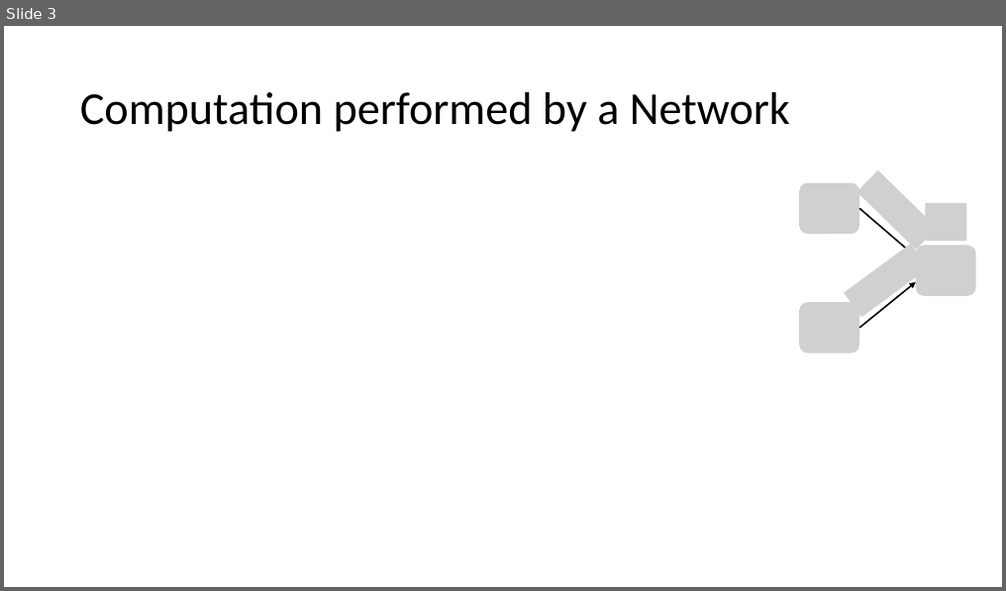
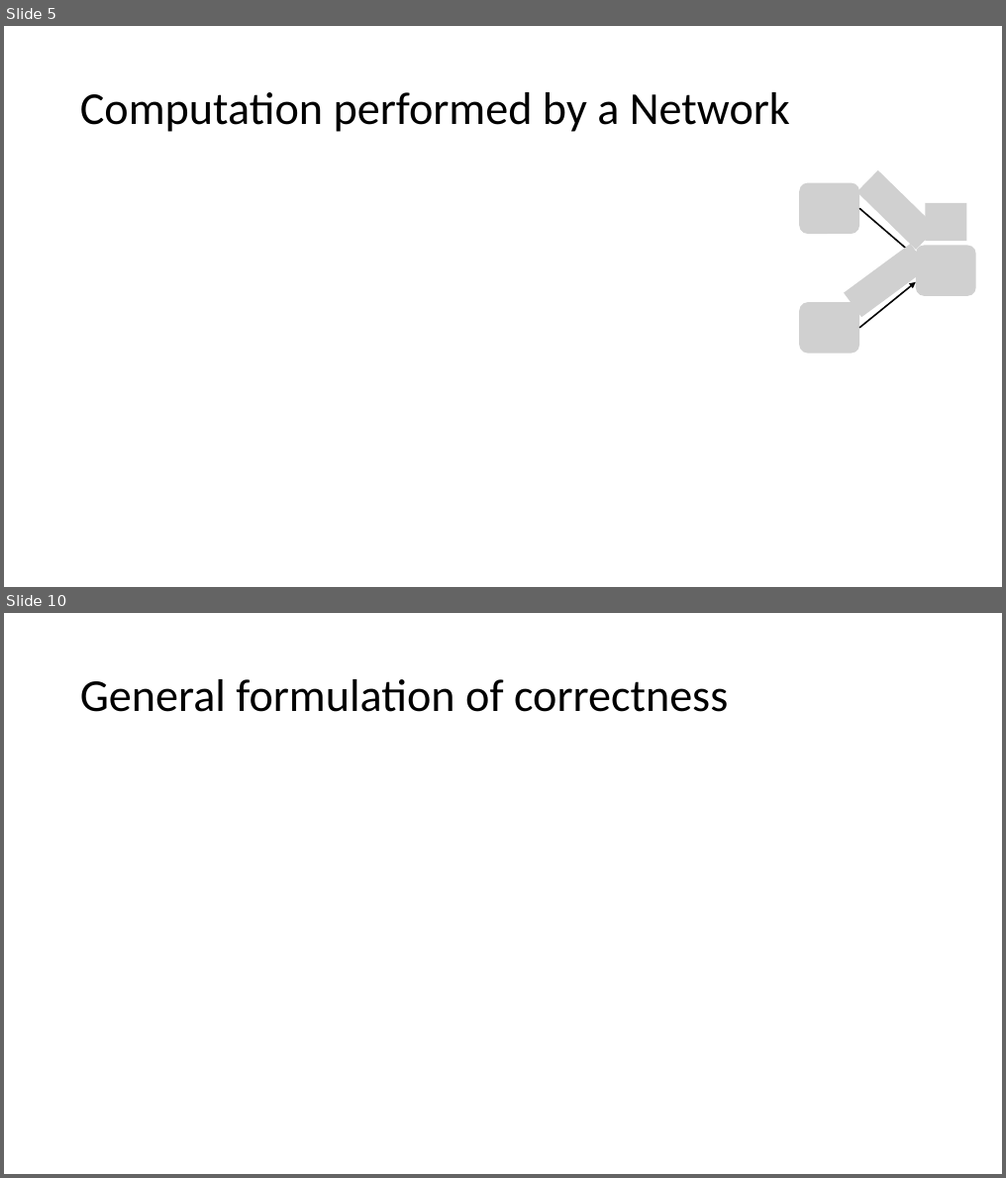
Before and after one commit to sayanmitracode/cpsbooksite, a slide deck: Slides/reluplex21.pptx. Shown one above the other, each under a label of ours: slide 3 before the commit, slides 5 and 10 after it; the slides between them are not shown. The pictures are 1006x591 and 1006x1178 pixels, drawn with LibreOffice and Linux fonts; fonts in the diff are those of the drawing; grey boxes stand for pictures. Boxes give left, top, right and bottom in pixels: in the first picture for what was removed or moved away, otherwise in the second. Text is boxed around its words. In the diff, an @@ line names an element or a change of style, - is before the commit and + after.

```diff
--- a/Slides/reluplex21.pptx
+++ b/Slides/reluplex21.pptx
@@ slide 10 added at (4, 613, 1002, 1174), background #FFFFFF @@
@@ title added at (80, 679, 728, 712), 44 pt, text #000000 @@
+General formulation of correctness
@@ what was slide 3 is now slide 5 @@
```
Also in this commit, not shown: 3 slides changed, 12 other slides added, 1 slide removed, 2 other files.
